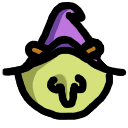
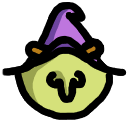
Layered file, before and after one edit (128x128). Changes by layer:
painted on "Paint Layer 3" over 46, 70, 87, 108
painted on "Paint Layer 2" over 46, 70, 87, 108
